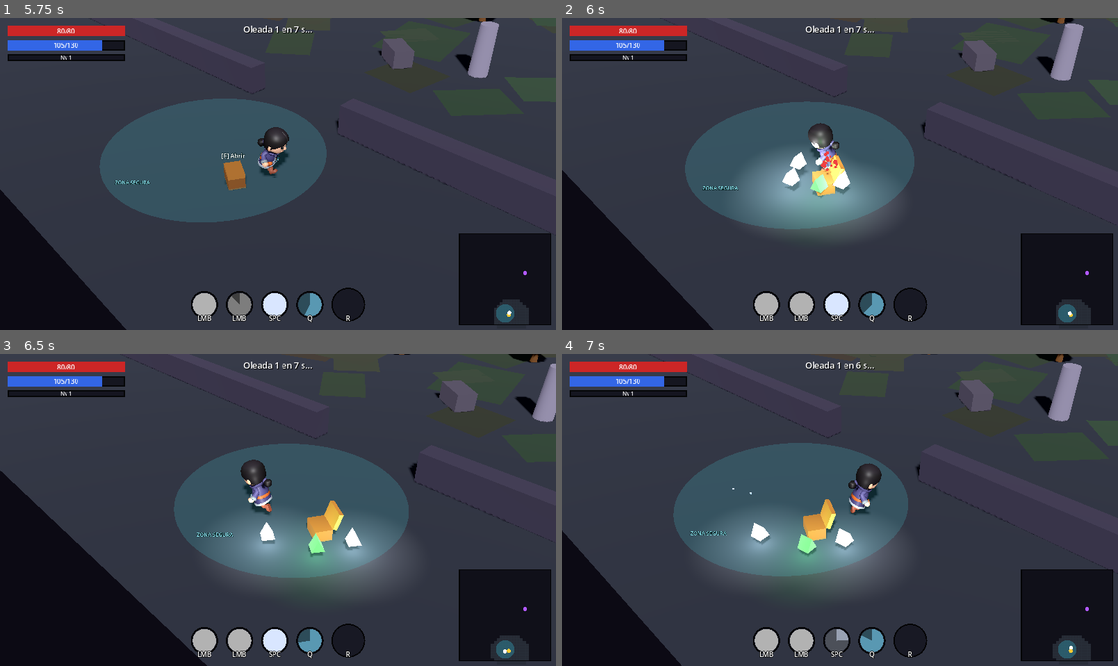
Above: before the commit, frames 1-4 (two rows, left to right).
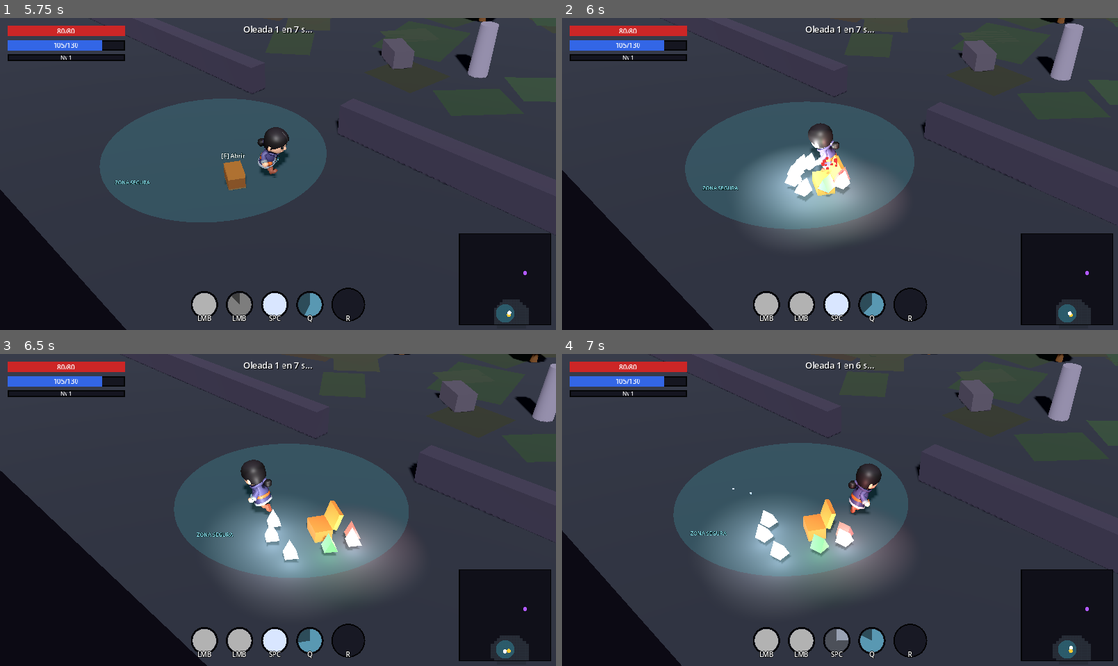
Above: after the commit, the same moments.

Repository: meatxsucks/godot-game
Game: Godot game, scene res://scenes/ui/MainMenu.tscn
Two runs of this game, one before a commit and one after it. Both use one fixed random seed, a clock stepped at 60 frames per second and the inputs below.
Inputs (mouse positions are in pixels of both pictures, inside the frame that each line leads up to):
- Up to frame 1 (5.75 s): click "Comenzar" at 0.5 s; move the mouse to (400, 158) at 1.27 s; hold D (move_right) 1.28-2 s; tap Space (ability_dash) at 1.35 s; click "Elegir" at 2 s; move the mouse to (166, 189) at 2.77 s; hold S (move_down) 2.78-3.53 s; tap Q (ability_nova) at 2.85 s; move the mouse to (333, 105) at 3.52 s; hold D (move_right) 3.53-4.28 s; tap R (ability_super) at 3.6 s; move the mouse to (250, 236) at 4.27 s; hold W (move_up) 4.28-5.03 s; click (250, 236) at 4.35 s; move the mouse to (444, 220) at 5.02 s; hold A (move_left) from 5.03 s (still down); right-click (444, 220) at 5.1 s
- Up to frame 2 (6 s): keep holding A (move_left); move the mouse to (673, 127) at 5.77 s; tap E (interact) at 5.85 s
- Up to frame 3 (6.5 s): keep holding A (move_left)
- Up to frame 4 (7 s): move the mouse to (867, 510) at 6.52 s; release A (move_left) at 6.53 s; hold S (move_down) from 6.53 s (still down); tap Space (ability_dash) at 6.6 s

Frame 1 is identical in both runs. In frame 2, 1.6% of the frame differs, in the area x 39-54%, y 38-64%; in frame 3, 3.3%, in the area x 44-67%, y 39-80%; in frame 4, 3.1%.

Commit message:
Fix freeze al atacar + todas las armas en el cofre para testear
- El ataque bloqueaba la pose con un límite fijo de 0.45s sin importar la
  duración real del clip: si la animación (ej. Spellcast_Shoot) duraba más,
  se cortaba a mitad de camino y el personaje quedaba pegado en esa pose
  hasta que el timer expiraba — eso se veía como freeze. Ahora el lock usa
  la duración REAL de la animación (current_animation_length), así siempre
  termina de jugarse antes de volver a idle/correr.
- El cofre de la zona segura (el único del juego) ahora derrama las 5 armas
  (bastón, varita, espada, mazo, arco) además de armadura/casco/capa/
  escudo-orbe, para poder probar cada poder de LMB/RMB sin farmear.

Diff:
--- a/scripts/player/player_controller.gd
+++ b/scripts/player/player_controller.gd
@@ -179,7 +179,10 @@
 		return
 	_model_anim.speed_scale = 1.0
 	_model_anim.play(attack, 0.1)
-	_attack_lock = minf(_model_anim.current_animation_length, 0.45)
+	# Bloquear la pose SOLO mientras dura el clip real: cortarlo antes (con
+	# un número mágico) dejaba al personaje "pegado" en la pose a mitad de
+	# animación hasta que el timer expiraba — eso se veía como freeze.
+	_attack_lock = _model_anim.current_animation_length
 
 ## El ataque básico (slot 0) y secundario (slot 1) dependen del ARMA equipada.
 func _refresh_weapon_skills() -> void:
--- a/scripts/world/chest.gd
+++ b/scripts/world/chest.gd
@@ -4,6 +4,8 @@
 extends StaticBody3D
 
 const DROP_SCENE := preload("res://scenes/loot/LootDrop.tscn")
+## Tipos de arma: se derraman TODOS para poder probar cada poder de LMB/RMB.
+const WEAPON_TYPES: Array[StringName] = [&"staff", &"wand", &"sword", &"mace", &"bow"]
 
 ## Nivel del loot que genera.
 @export var loot_level: int = 1
@@ -57,12 +59,13 @@
 func _spill_content() -> void:
 	var offhand_type: StringName = [&"shield", &"orb"].pick_random()
 	var items: Array[LootItem] = [
-		Loot.generate_random_item(loot_level, &"staff"),
 		Loot.generate_random_item(loot_level, &"armor"),
 		Loot.generate_random_item(loot_level, &"helmet"),
 		Loot.generate_random_item(loot_level, &"cape"),
 		Loot.generate_random_item(loot_level, offhand_type),
 	]
+	for weapon_type in WEAPON_TYPES:
+		items.append(Loot.generate_random_item(loot_level, weapon_type))
 	for i in health_potions:
 		items.append(Loot.make_potion(&"potion_health"))
 
